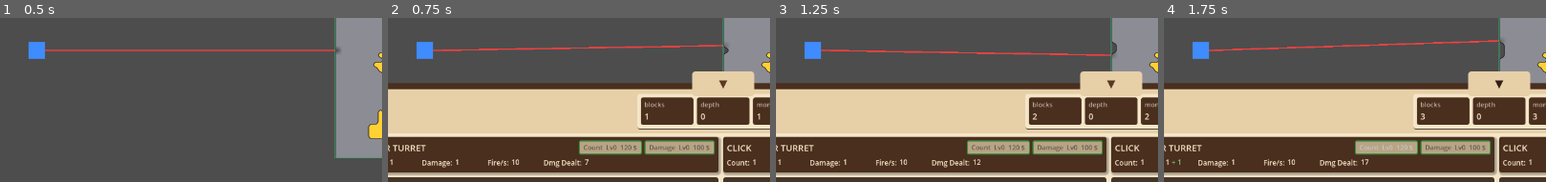
Above: before the commit, frames 1-4 (left to right).
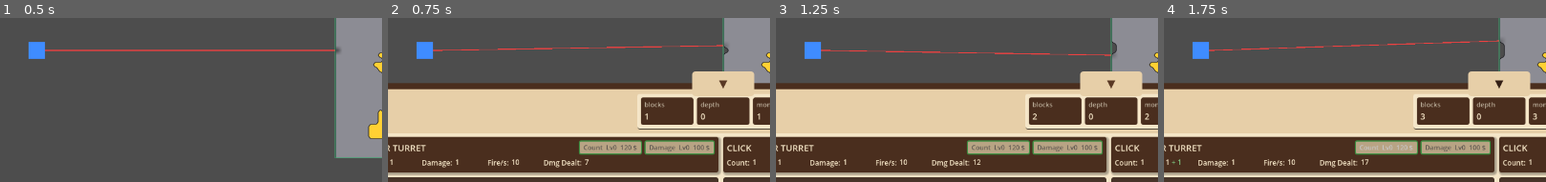
Above: after the commit, the same moments.

Repository: caboyd/blast_game
Game: Godot game, scene res://scenes/Main.tscn
Same seed, same stepped clock (60 frames per second), same inputs: the game is played once before the commit and once after it.
Inputs:
- Up to frame 1 (0.5 s): no input
- Up to frame 2 (0.75 s): click "▲" at 0.5 s
- Up to frame 3 (1.25 s): no input
- Up to frame 4 (1.75 s): click "Count Lv0 120 $" at 1.25 s
The pictures show only the part of the screen within x 6-56%, y 25-75%; the shares and areas given below are measured in that part.

Frame 1 is identical in both runs. In frame 2, 0.4% of the frame differs, in the area x 14-86%, y 16-21%; in frame 3, 0.4%; in frame 4, 0.5%, in the area x 13-88%, y 13-21%.

Commit message:
Damage upgrade affects beam width

Diff:
--- a/scripts/turrets/LaserTurret.gd
+++ b/scripts/turrets/LaserTurret.gd
@@ -6,7 +6,8 @@
 @export var damage: int = 1
 @export var update_frequency_hz: float = 10.0
 @export var beam_color: Color = Color(1.0, 0.25, 0.25, 0.9)
-@export var beam_width: float = 2.5
+@export var base_beam_width: float = 1.5
+@export var beam_width_scaling_factor: float = 0.5
 @export var spotter_line_width: float = 0.0
 
 @onready var _beam: Line2D = $Beam
@@ -27,7 +28,7 @@
 	var beam_idx := _beam.get_index()
 	add_child(_spotter)
 	move_child(_spotter, beam_idx)
-	_beam.width = beam_width
+	_beam.width = base_beam_width
 	_beam.default_color = beam_color
 	_beam.joint_mode = Line2D.LINE_JOINT_ROUND
 	_beam.begin_cap_mode = Line2D.LINE_CAP_ROUND
@@ -39,6 +40,7 @@
 func _on_upgrade_purchased(id: StringName, _new_level: int) -> void:
 	if id == &"melter":
 		damage = GameStatistics.laser_turret_damage
+		_beam.width = base_beam_width + beam_width_scaling_factor * damage
 
 
 func _resolve_conveyor() -> TargetConveyor:
